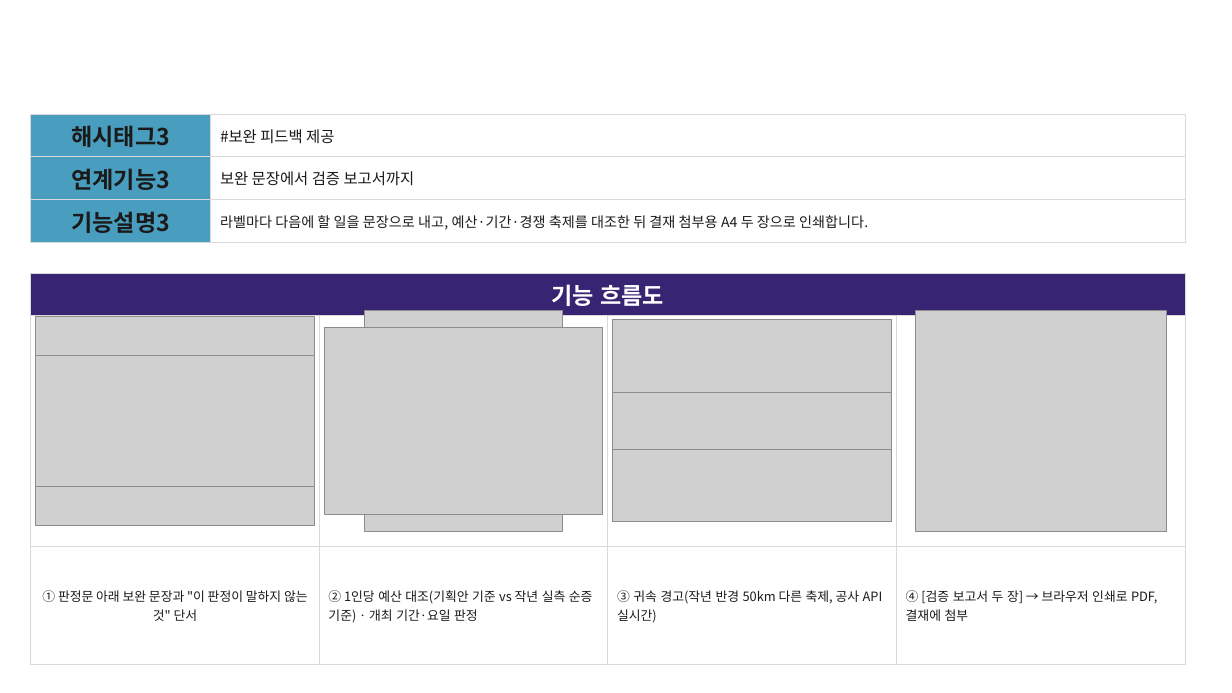
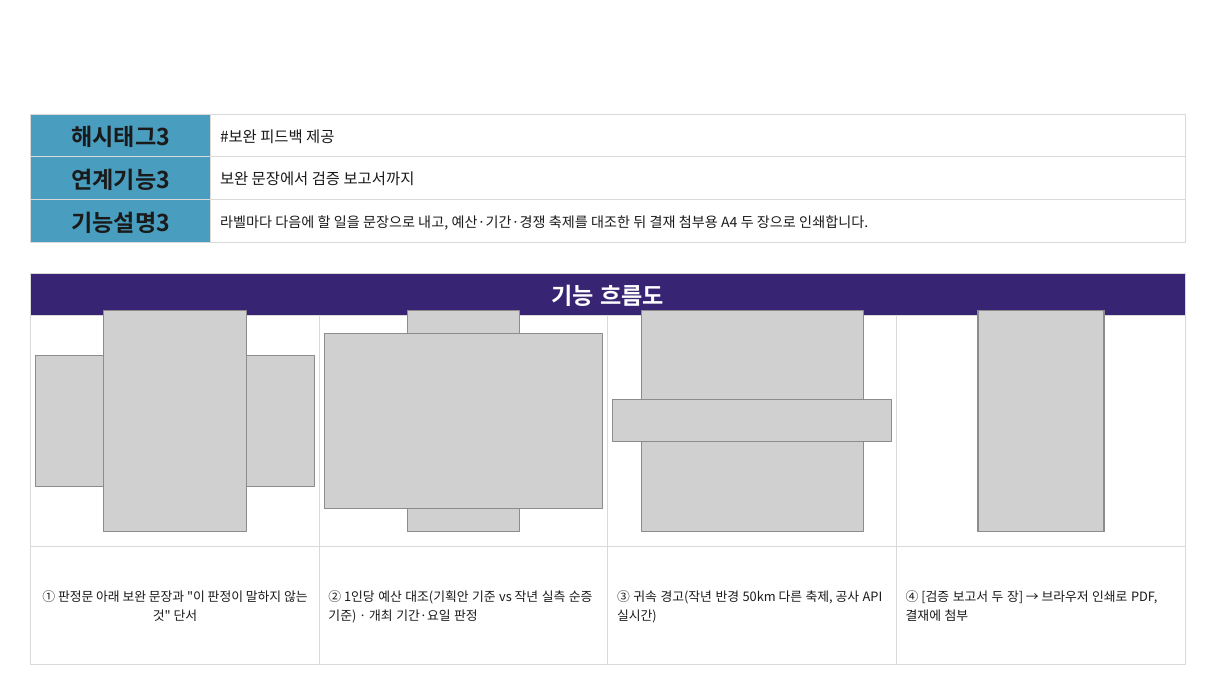
Before and after one commit to jangjunyong/oneshot-mvp, a slide deck: slide 7 of docs/제출양식/기능설명서_기획안팩트체크_작성본.pptx. Drawn at 1232x693 pixels with LibreOffice and Linux fonts; fonts in the diff are those of the drawing; grey boxes stand for pictures; background and template pictures are left out. Boxes give left, top, right and bottom in pixels: in the first picture for what was removed or moved away, otherwise in the second. Text is boxed around its words. In the diff, an @@ line names an element or a change of style, - is before the commit and + after.

```diff
--- a/docs/제출양식/기능설명서_기획안팩트체크_작성본.pptx
+++ b/docs/제출양식/기능설명서_기획안팩트체크_작성본.pptx
@@ picture: place and size @@
-picture at [36, 316, 314, 525]
+picture at [104, 311, 247, 531]
@@ picture: place and size @@
-picture at [364, 311, 563, 531]
+picture at [408, 311, 519, 531]
@@ picture: place and size @@
-picture at [613, 320, 891, 522]
+picture at [641, 311, 863, 531]
@@ picture: place and size @@
-picture at [916, 311, 1166, 531]
+picture at [977, 311, 1104, 531]
@@ picture: place and size @@
-picture at [993, 311, 1090, 531]
+picture at [979, 311, 1104, 531]
@@ picture: place and size @@
-picture at [324, 327, 603, 515]
+picture at [324, 334, 603, 508]
@@ picture: place and size @@
-picture at [613, 392, 891, 449]
+picture at [613, 400, 891, 442]
```
Also in this commit, not shown: 4 other slides changed, 4 other files.
